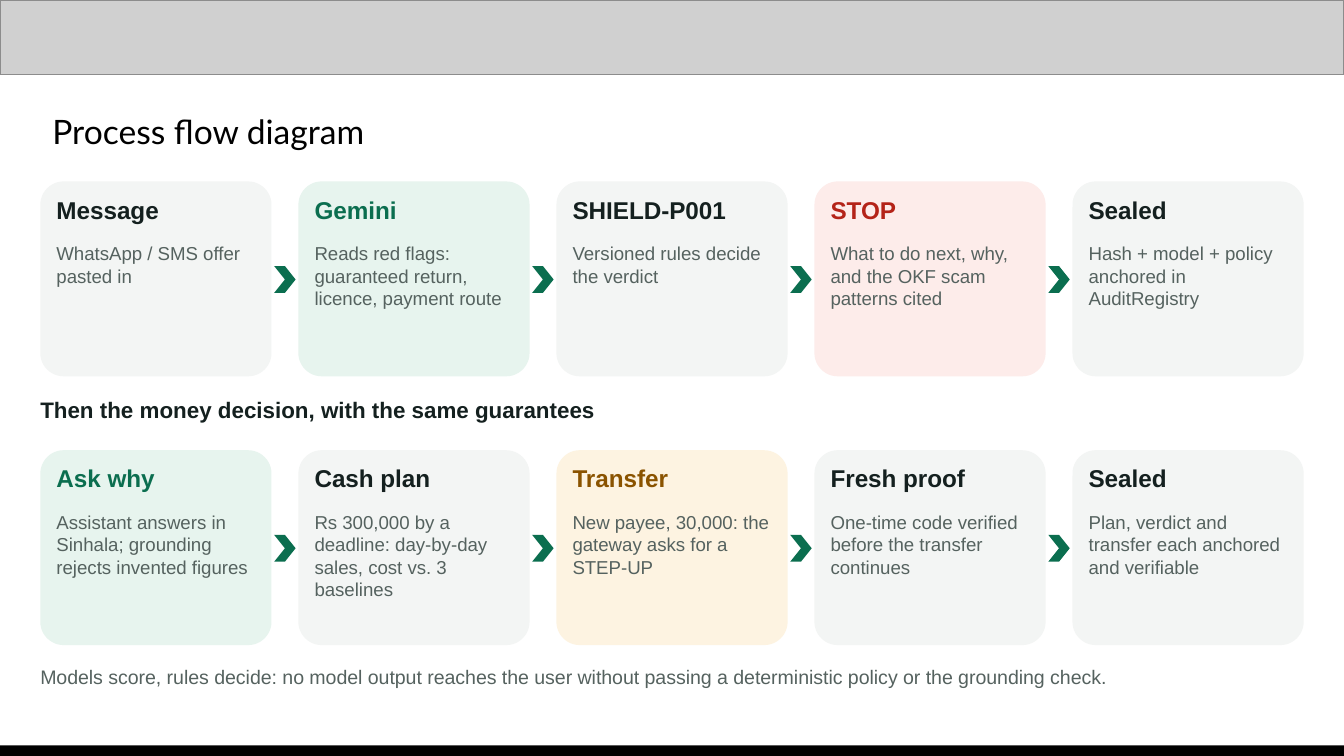
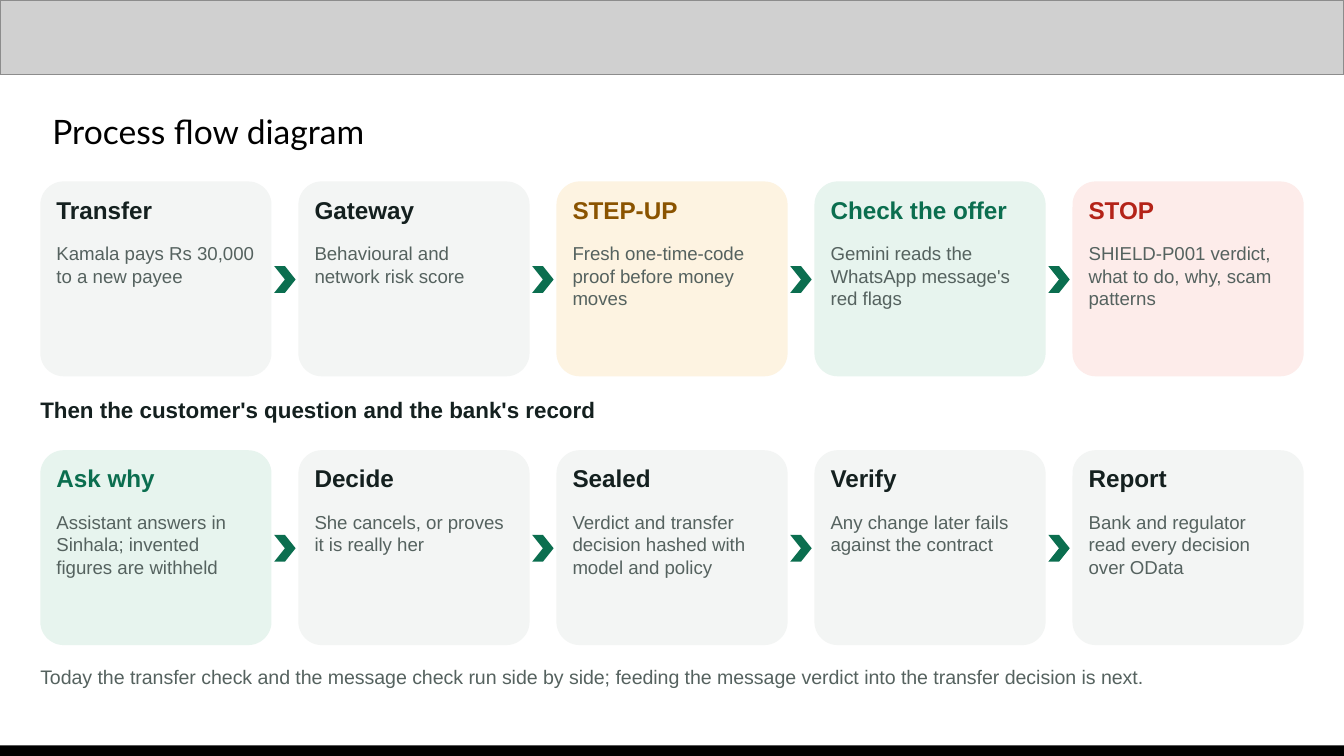
Before and after one commit to Adagard-Trios/AI-Buildathon-2026, a slide deck: slide 5 of docs/deck/FirstStep_AI_Builder_Cup_2026.pptx. Drawn at 1344x756 pixels with LibreOffice and Linux fonts; fonts in the diff are those of the drawing; grey boxes stand for pictures. Boxes give left, top, right and bottom in pixels: in the first picture for what was removed or moved away, otherwise in the second. Text is boxed around its words. In the diff, an @@ line names an element or a change of style, - is before the commit and + after.

Commit message:
Deck reframed around APP scams, PDF added, Scam Shield evaluated
- Deck: FirstStep as the last checkpoint before the money leaves. Regulation
  first (UK APP reimbursement, Singapore SRF, CBSL 'Be Scam Proof'), payment
  checkpoint as feature #1, flow starts at the transfer, a direct answer to
  'why not Google Messages or ScamShield', Scam Shield evaluation leads the
  benchmark slide. The two checks are described as side by side, not linked.
  PDF export for the submission portal.
- eval/scam_synthetic_v1.jsonl: 40 labelled English messages. Rules only
  9/20 recall; Gemini + rules on the live service 20/20, precision 1.00,
  0 false positives. Limits stated in the README and the deck.
- Demo script caption filled with the evaluation result.

```diff
--- a/docs/deck/FirstStep_AI_Builder_Cup_2026.pptx
+++ b/docs/deck/FirstStep_AI_Builder_Cup_2026.pptx
@@ text at [56, 201, 152, 220]: text changed @@
-Message
+Transfer
@@ rounded rectangle at [298, 181, 530, 376]: fill #E7F4EE to #F3F5F4 @@
@@ text at [315, 202, 415, 224]: text changed; text colour #0B6E4F to #14201F @@
-Gemini
+Gateway
@@ rounded rectangle at [556, 181, 788, 376]: fill #F3F5F4 to #FDF3E1 @@
@@ text at [573, 202, 678, 220]: text changed; text colour #14201F to #8A5300 @@
-SHIELD-P001
+STEP‑UP
@@ rounded rectangle at [814, 181, 1046, 376]: fill #FDECEA to #E7F4EE @@
@@ text at [831, 201, 1007, 220]: text changed; text colour #B42318 to #0B6E4F @@
-STOP
+Check the offer
@@ rounded rectangle at [1073, 181, 1304, 376]: fill #F3F5F4 to #FDECEA @@
@@ text at [1089, 202, 1154, 220]: text changed; text colour #14201F to #B42318 @@
-Sealed
+STOP
@@ text at [56, 246, 254, 287]: text changed @@
-WhatsApp / SMS offer pasted in
+Kamala pays Rs 30,000 to a new payee
@@ text at [315, 246, 465, 283]: text changed @@
-Reads red flags: guaranteed return, licence, payment route
+Behavioural and network risk score
@@ text at [573, 246, 744, 305]: text changed @@
-Versioned rules decide the verdict
+Fresh one-time-code proof before money moves
@@ text at [831, 246, 1010, 309]: text changed @@
-What to do next, why, and the OKF scam patterns cited
+Gemini reads the WhatsApp message's red flags
@@ text at [1089, 246, 1272, 309]: text changed @@
-Hash + model + policy anchored in AuditRegistry
+SHIELD-P001 verdict, what to do, why, scam patterns
@@ text at [40, 401, 595, 423]: text changed @@
-Then the money decision, with the same guarantees
+Then the customer's question and the bank's record
@@ text at [315, 469, 394, 488]: text changed @@
-Cash plan
+Decide
@@ rounded rectangle at [556, 450, 788, 645]: fill #FDF3E1 to #F3F5F4 @@
@@ text at [573, 469, 651, 488]: text changed; text colour #8A5300 to #14201F @@
-Transfer
+Sealed
@@ text at [831, 469, 897, 492]: text changed @@
-Fresh proof
+Verify
@@ text at [1089, 470, 1167, 492]: text changed @@
-Sealed
+Report
@@ text at [56, 515, 227, 578]: text changed @@
-Assistant answers in Sinhala; grounding rejects invented figures
+Assistant answers in Sinhala; invented figures are withheld
@@ text at [315, 515, 504, 555]: text changed @@
-Rs 300,000 by a deadline: day-by-day sales, cost vs. 3 baselines
+She cancels, or proves it is really her
@@ text at [573, 515, 745, 578]: text changed @@
-New payee, 30,000: the gateway asks for a STEP‑UP
+Verdict and transfer decision hashed with model and policy
@@ text at [831, 515, 1008, 555]: text changed @@
-One-time code verified before the transfer continues
+Any change later fails against the contract
@@ text at [1089, 515, 1250, 574]: text changed @@
-Plan, verdict and transfer each anchored and verifiable
+Bank and regulator read every decision over OData
@@ text at [40, 670, 1143, 688]: text changed @@
-Models score, rules decide: no model output reaches the user without passing a deterministic policy or the grounding check.
+Today the transfer check and the message check run side by side; feeding the message verdict into the transfer decision is next.
```
Also in this commit, not shown: 7 other slides changed, 5 other files.
